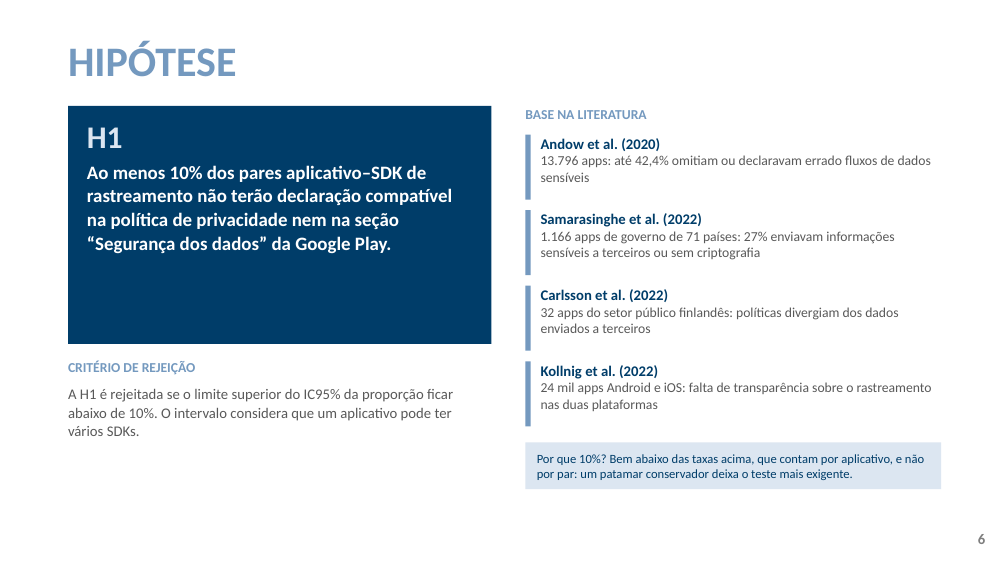
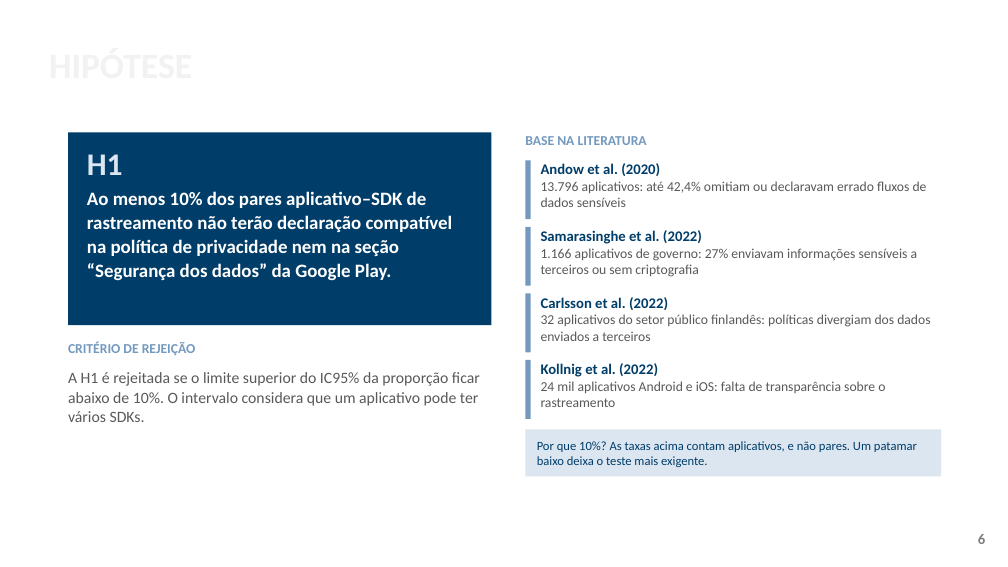
Before and after one commit to ClaudioAMF1/TCC, a slide deck: slide 6 of tcc/apresentacao/apresentacao-defesa-final.pptx. Drawn at 1008x567 pixels with LibreOffice and Linux fonts; fonts in the diff are those of the drawing; background and template pictures are left out. Boxes give left, top, right and bottom in pixels: in the first picture for what was removed or moved away, otherwise in the second. Text is boxed around its words. In the diff, an @@ line names an element or a change of style, - is before the commit and + after.

```diff
--- a/tcc/apresentacao/apresentacao-defesa-final.pptx
+++ b/tcc/apresentacao/apresentacao-defesa-final.pptx
@@ text "HIPÓTESE" moved from (x1=68, y1=41, x2=236, y2=76) to (x1=49, y1=32, x2=881, y2=96) @@
@@ text "HIPÓTESE" at (x1=49, y1=32, x2=881, y2=96): size 40 to 34 pt, text colour #7499BF to #F2F2F2; vertical alignment top to middle @@
@@ rectangle resized from (x1=68, y1=106, x2=492, y2=344) to (x1=68, y1=132, x2=492, y2=325) @@
@@ text "H1" moved from (x1=87, y1=127, x2=453, y2=254) to (x1=87, y1=154, x2=453, y2=281) @@
@@ text "BASE NA LITERATURA" moved from (x1=525, y1=110, x2=647, y2=119) to (x1=525, y1=136, x2=647, y2=145) @@
@@ rectangle resized from (x1=526, y1=135, x2=531, y2=200) to (x1=526, y1=160, x2=531, y2=219) @@
@@ text "Andow et al. (2020)" moved from (x1=541, y1=138, x2=931, y2=182) to (x1=541, y1=163, x2=927, y2=207) @@
@@ text at (x1=541, y1=181, x2=927, y2=207): text changed @@
-13.796 apps: até 42,4% omitiam ou declaravam errado fluxos de dados sensíveis
+13.796 aplicativos: até 42,4% omitiam ou declaravam errado fluxos de dados sensíveis
@@ rectangle resized from (x1=526, y1=210, x2=531, y2=275) to (x1=526, y1=227, x2=531, y2=286) @@
@@ text "Samarasinghe et al. (2022)" moved from (x1=541, y1=213, x2=894, y2=260) to (x1=541, y1=230, x2=918, y2=277) @@
@@ text at (x1=541, y1=248, x2=918, y2=277): text changed @@
-1.166 apps de governo de 71 países: 27% enviavam informações sensíveis a terceiros ou sem criptografia
+1.166 aplicativos de governo: 27% enviavam informações sensíveis a terceiros ou sem criptografia
@@ rectangle resized from (x1=526, y1=286, x2=531, y2=351) to (x1=526, y1=293, x2=531, y2=352) @@
@@ text "Carlsson et al. (2022)" moved from (x1=541, y1=289, x2=898, y2=333) to (x1=541, y1=297, x2=930, y2=341) @@
@@ text at (x1=541, y1=314, x2=930, y2=341): text changed @@
-32 apps do setor público finlandês: políticas divergiam dos dados enviados a terceiros
+32 aplicativos do setor público finlandês: políticas divergiam dos dados enviados a terceiros
@@ text "CRITÉRIO DE REJEIÇÃO" moved from (x1=68, y1=361, x2=196, y2=374) to (x1=68, y1=342, x2=196, y2=355) @@
@@ text "A H1 é rejeitada se ..." moved from (x1=68, y1=389, x2=453, y2=436) to (x1=68, y1=372, x2=480, y2=422) @@
@@ text "A H1 é rejeitada se ..." at (x1=68, y1=372, x2=480, y2=422): size 14 to 15 pt @@
@@ rectangle resized from (x1=526, y1=361, x2=531, y2=426) to (x1=526, y1=360, x2=531, y2=419) @@
@@ text at (x1=541, y1=381, x2=885, y2=407): text changed @@
-24 mil apps Android e iOS: falta de transparência sobre o rastreamento nas duas plataformas
+24 mil aplicativos Android e iOS: falta de transparência sobre o rastreamento
@@ rectangle moved from (x1=526, y1=442, x2=941, y2=489) to (x1=526, y1=430, x2=941, y2=476) @@
@@ text at (x1=537, y1=441, x2=917, y2=467): text changed @@
-Por que 10%? Bem abaixo das taxas acima, que contam por aplicativo, e não por par: um patamar conservador deixa o teste mais exigente.
+Por que 10%? As taxas acima contam aplicativos, e não pares. Um patamar baixo deixa o teste mais exigente.
```
Also in this commit, not shown: 21 other slides changed, 2 slides added, 10 other files.
